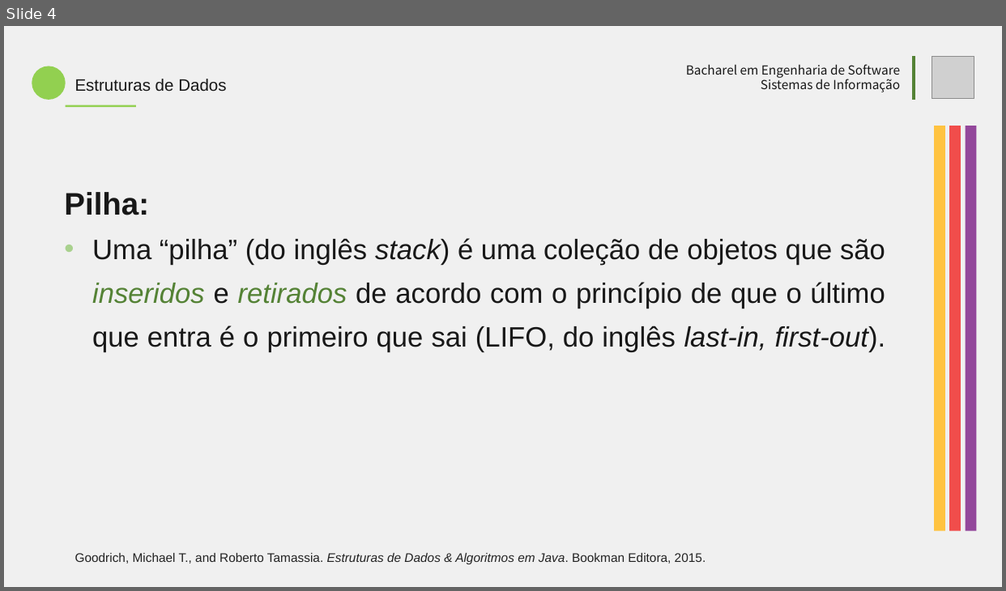
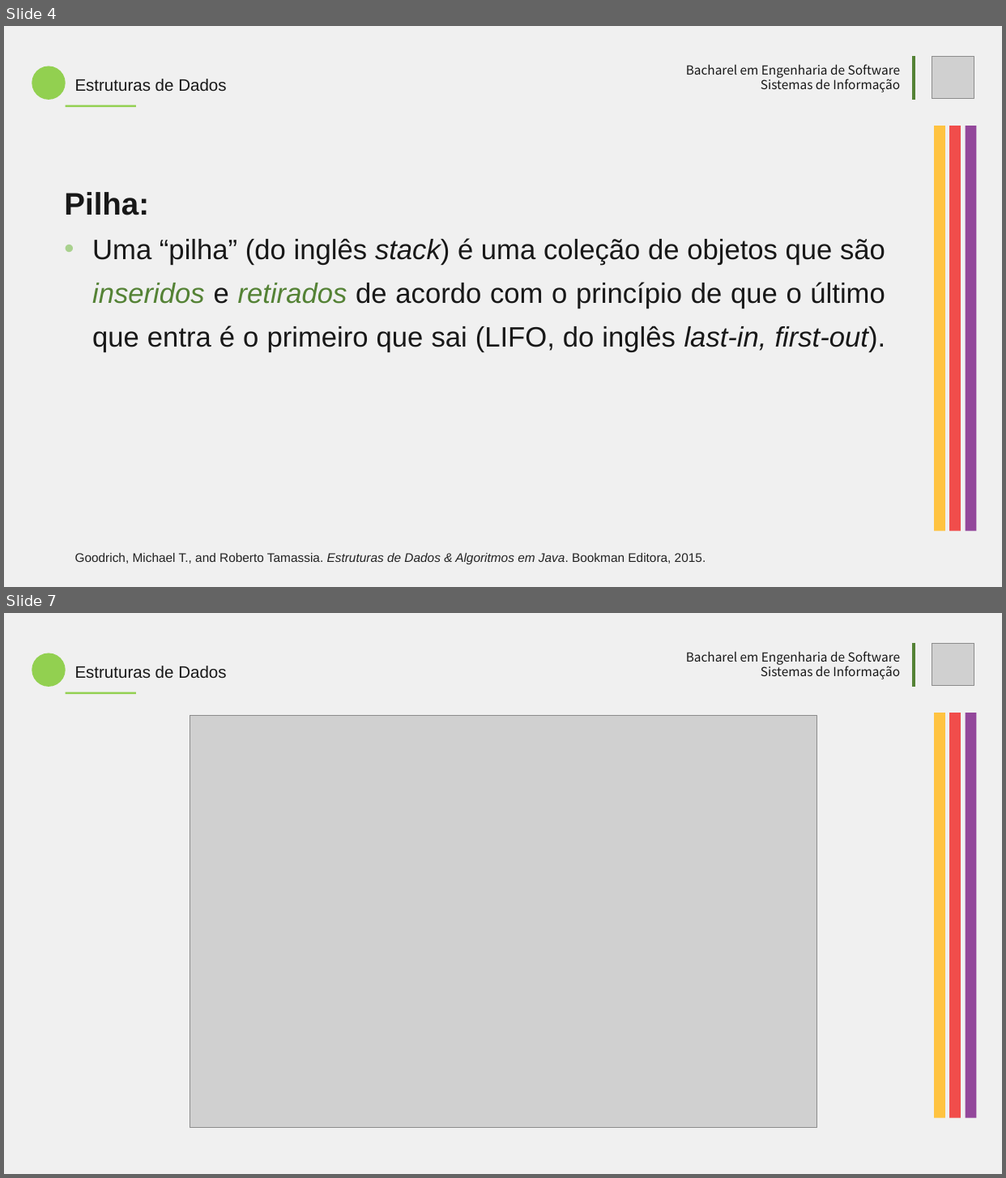
Before and after one commit to gabrielbusarello/stack-min-project, a slide deck: template-presentation-stack-min.pptx. Shown one above the other, each under a label of ours: slide 4 before the commit, slides 4 and 7 after it; the slides between them are not shown. The pictures are 1006x591 and 1006x1178 pixels, drawn with LibreOffice and Linux fonts; fonts in the diff are those of the drawing; grey boxes stand for pictures. Boxes give left, top, right and bottom in pixels: in the first picture for what was removed or moved away, otherwise in the second. Text is boxed around its words. In the diff, an @@ line names an element or a change of style, - is before the commit and + after.

```diff
--- a/template-presentation-stack-min.pptx
+++ b/template-presentation-stack-min.pptx
@@ slide 7 added at box(4, 613, 1002, 1174), background #F0F0F0 @@
@@ ellipse added at box(32, 653, 66, 687), fill #92D050 @@
@@ text added at box(686, 651, 901, 679), 24 pt, text #181818 @@
+Bacharel em Engenharia de Software
+Sistemas de Informação
@@ line added from (914, 643) to (914, 687), #548235 5 pt @@
@@ picture added at box(931, 643, 974, 686) @@
@@ text added at box(75, 666, 226, 678), 32 pt, text #181818 @@
+Estruturas de Dados
@@ rectangle added at box(66, 692, 136, 694), fill #92D050 @@
@@ picture added at box(189, 715, 816, 1127) @@
@@ rectangle added at box(934, 713, 945, 1118), fill #FFC341 @@
@@ rectangle added at box(949, 713, 961, 1118), fill #F14D4B @@
@@ rectangle added at box(965, 713, 977, 1118), fill #93479B @@
```
Also in this commit, not shown: 3 slides changed, 5 other slides added, 1 slide removed, 1 other file.
